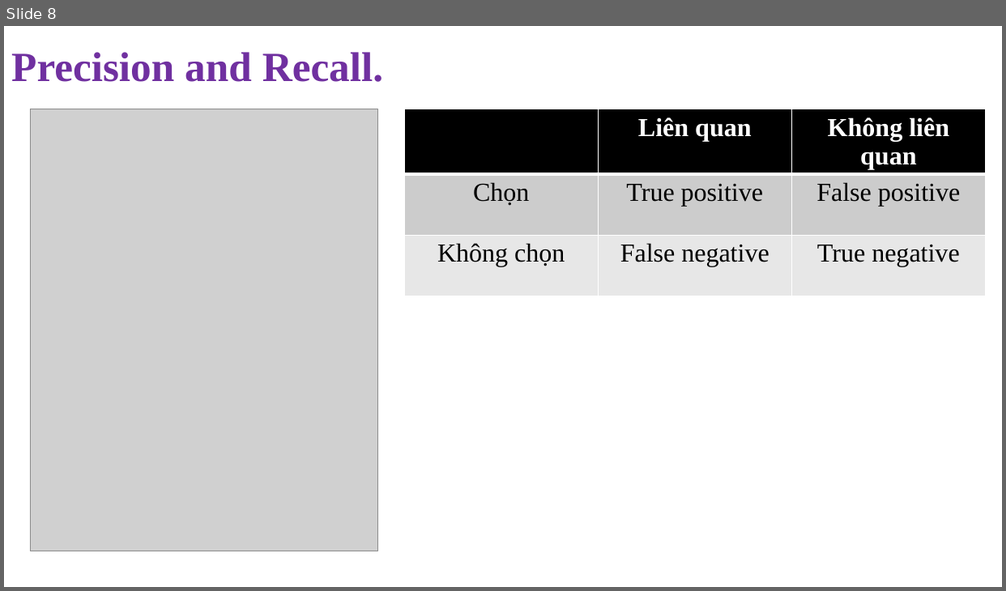
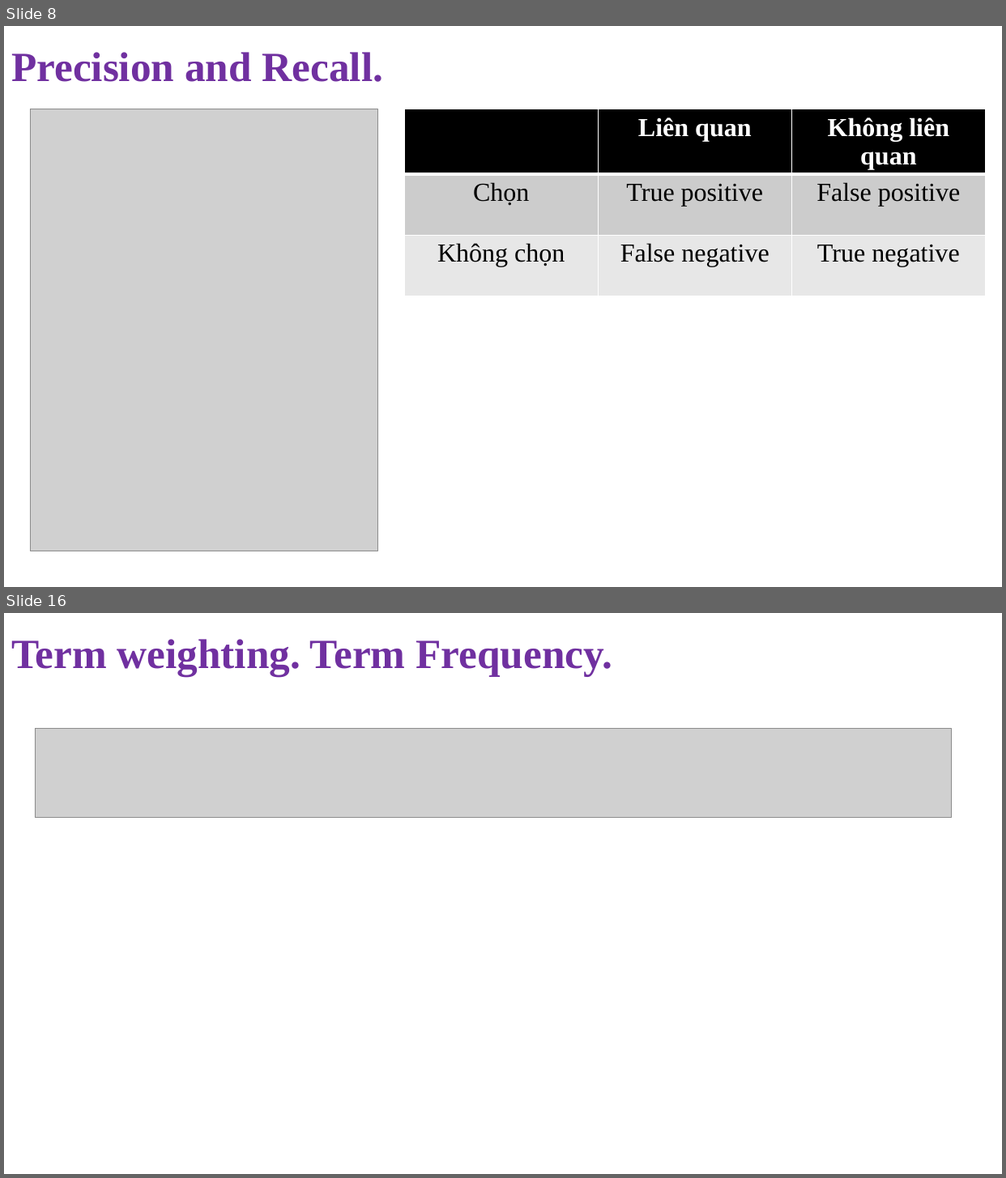
Before and after one commit to NghiLamPhuc/NLP., a slide deck: IR/Presentation1.pptx. Shown one above the other, each under a label of ours: slide 8 before the commit, slides 8 and 16 after it; the slides between them are not shown. The pictures are 1006x591 and 1006x1178 pixels, drawn with LibreOffice and Linux fonts; fonts in the diff are those of the drawing; grey boxes stand for pictures. Boxes give left, top, right and bottom in pixels: in the first picture for what was removed or moved away, otherwise in the second. Text is boxed around its words. In the diff, an @@ line names an element or a change of style, - is before the commit and + after.

```diff
--- a/IR/Presentation1.pptx
+++ b/IR/Presentation1.pptx
@@ slide 16 added at (x1=4, y1=613, x2=1002, y2=1174), background #FFFFFF @@
@@ text added at (x1=11, y1=639, x2=613, y2=676), 40 pt, text #7030A0, bold @@
+Term weighting. Term Frequency.
@@ picture added at (x1=36, y1=728, x2=951, y2=817) @@
```
Also in this commit, not shown: 1 slide changed, 13 other slides added, 28 other files.
